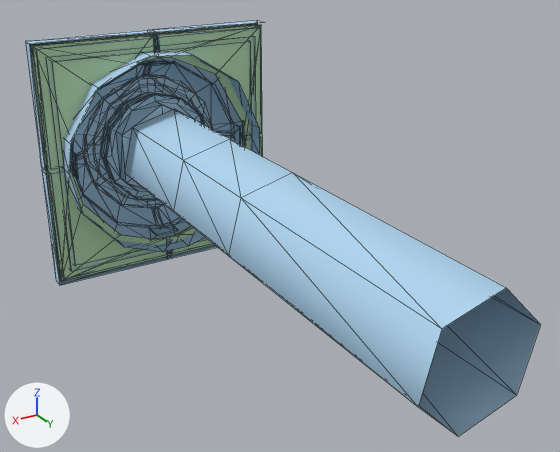
The Blender file models/lasers/catcher/catcher.blend, before and after one commit.
Camera for both pictures: a camera (50 mm lens) standing at (76.8, 177.3, 64.8) and looking at (-3.0, 44.3, -1.7). Arrows for +X, +Y and +Z are at lower left; the lights stay in place. Mesh edges are drawn as thin lines.

Objects in the first picture: 'laser_catcher_center_reference_lod2'.
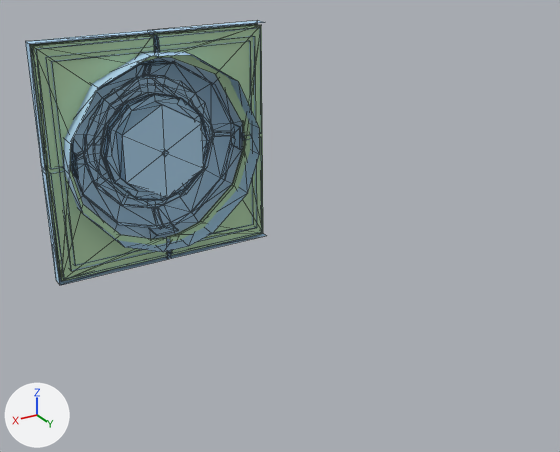
What differs and where, as boxes (x1, y1, x2, y2) in the pictures (560 x 452 px):
'laser_catcher_center_reference_lod2', reshaped (53% narrower, 36% shorter): before (25, 21, 541, 436); after (25, 21, 266, 285)
part 1 of me_laser_catcher_center_reference_lod2, deleted (blue): before (124, 109, 541, 436)

What changed in the scene script:
```text
Change me_laser_catcher_center_reference_lod2:
    where me_laser_catcher_center_reference_lod2.from_pydata(...)  # 766 vertices, 1106 faces; spans x -32.0..32.0, y -24.6..108.0, z -32.0..32.0
    used by ob_laser_catcher_center_reference_lod2; location = (0.0, 0.0, 0.0)
    me_laser_catcher_center_reference_lod2 part 1: the loose piece of 24 vertices spanning x -12.0..12.0, y -10.7..108.0, z -12.1..11.9 is deleted
```
